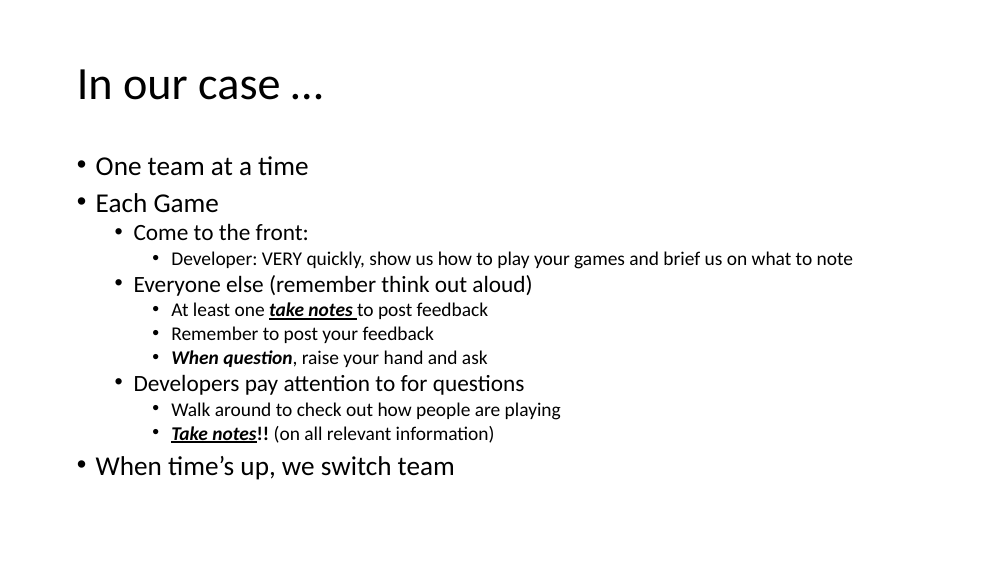
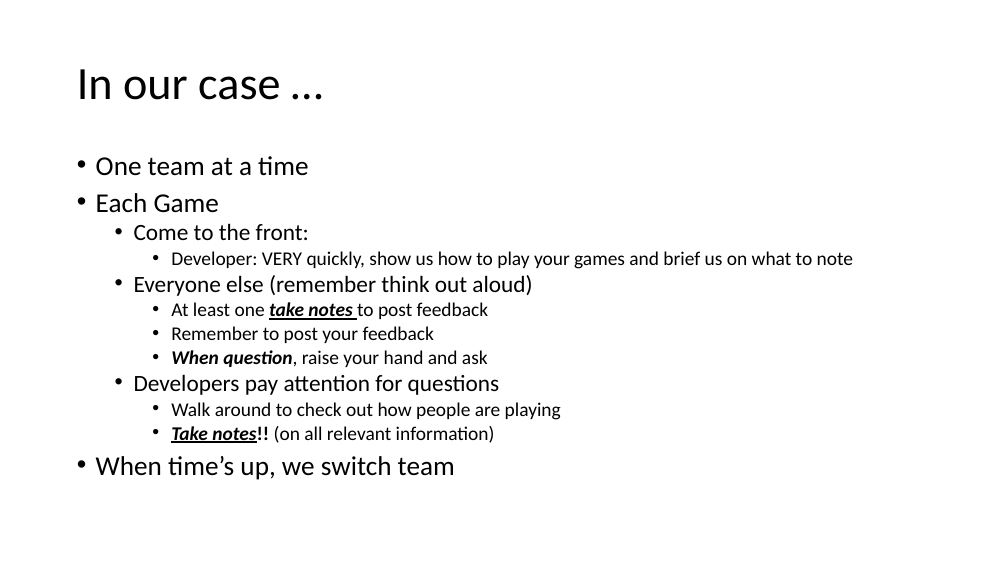
Before and after one commit to myuwbclasses/IntroGameDev-XJTU, a slide deck: slide 12 of PPT/Playtesting.pptx. Drawn at 1008x567 pixels with LibreOffice and Linux fonts; fonts in the diff are those of the drawing. Boxes give left, top, right and bottom in pixels: in the first picture for what was removed or moved away, otherwise in the second. Text is boxed around its words. In the diff, an @@ line names an element or a change of style, - is before the commit and + after.

```diff
--- a/PPT/Playtesting.pptx
+++ b/PPT/Playtesting.pptx
@@ text at <box>134,374,499,395</box>: text changed @@
-  • Developers pay attention to for questions
+  • Developers pay attention for questions
```
